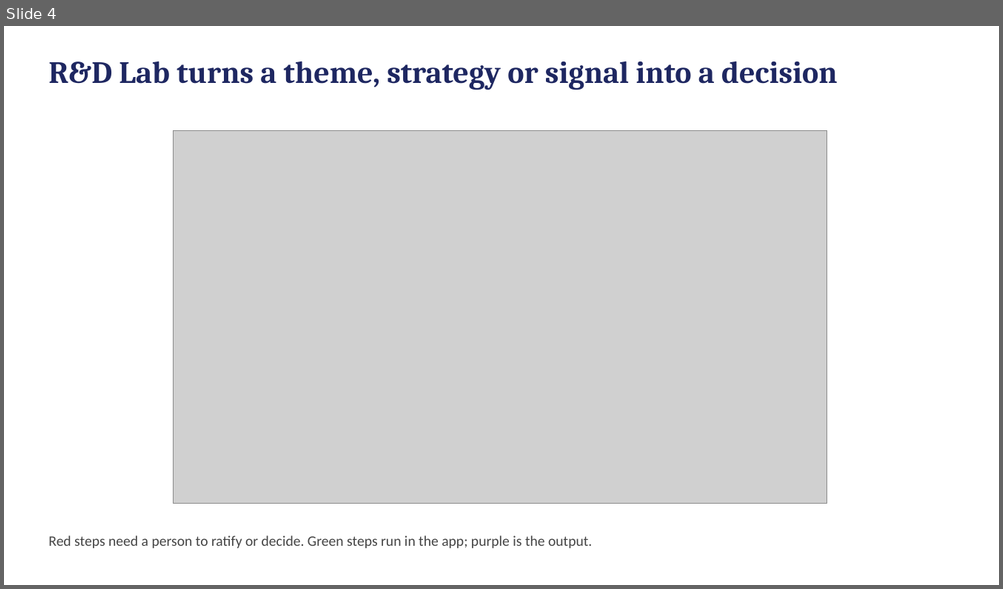
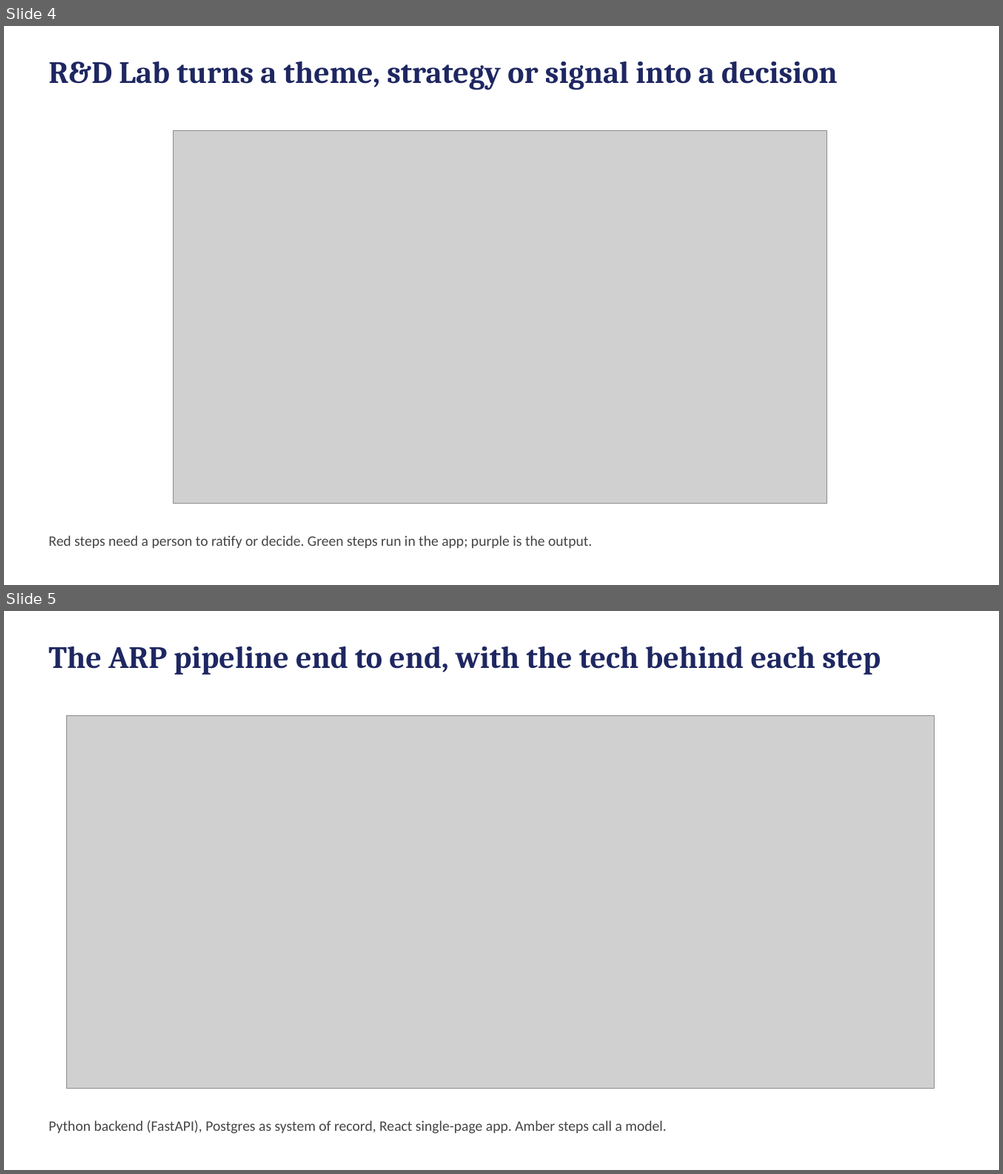
Before and after one commit to kutschersteffen-cmd/Agentic-Research-Pipeline, a slide deck: docs/diagrams/arp-flowcharts.pptx. Shown one above the other, each under a label of ours: slide 4 before the commit, slides 4 and 5 after it. The pictures are 1003x589 and 1003x1174 pixels, drawn with LibreOffice and Linux fonts; fonts in the diff are those of the drawing; grey boxes stand for pictures. Boxes give left, top, right and bottom in pixels: in the first picture for what was removed or moved away, otherwise in the second. Text is boxed around its words. In the diff, an @@ line names an element or a change of style, - is before the commit and + after.

```diff
--- a/docs/diagrams/arp-flowcharts.pptx
+++ b/docs/diagrams/arp-flowcharts.pptx
@@ slide 5 added at [4, 611, 999, 1170], background #FFFFFF @@
@@ text added at [48, 646, 880, 675], 30 pt, text #1E2761, bold @@
+The ARP pipeline end to end, with the tech behind each step
@@ picture added at [67, 715, 934, 1088] @@
@@ text added at [48, 1121, 666, 1134], 14 pt, text #444444 @@
+Python backend (FastAPI), Postgres as system of record, React single-page app. Amber steps call a model.
```
Also in this commit, not shown: 1 other slide added, 4 other files.
